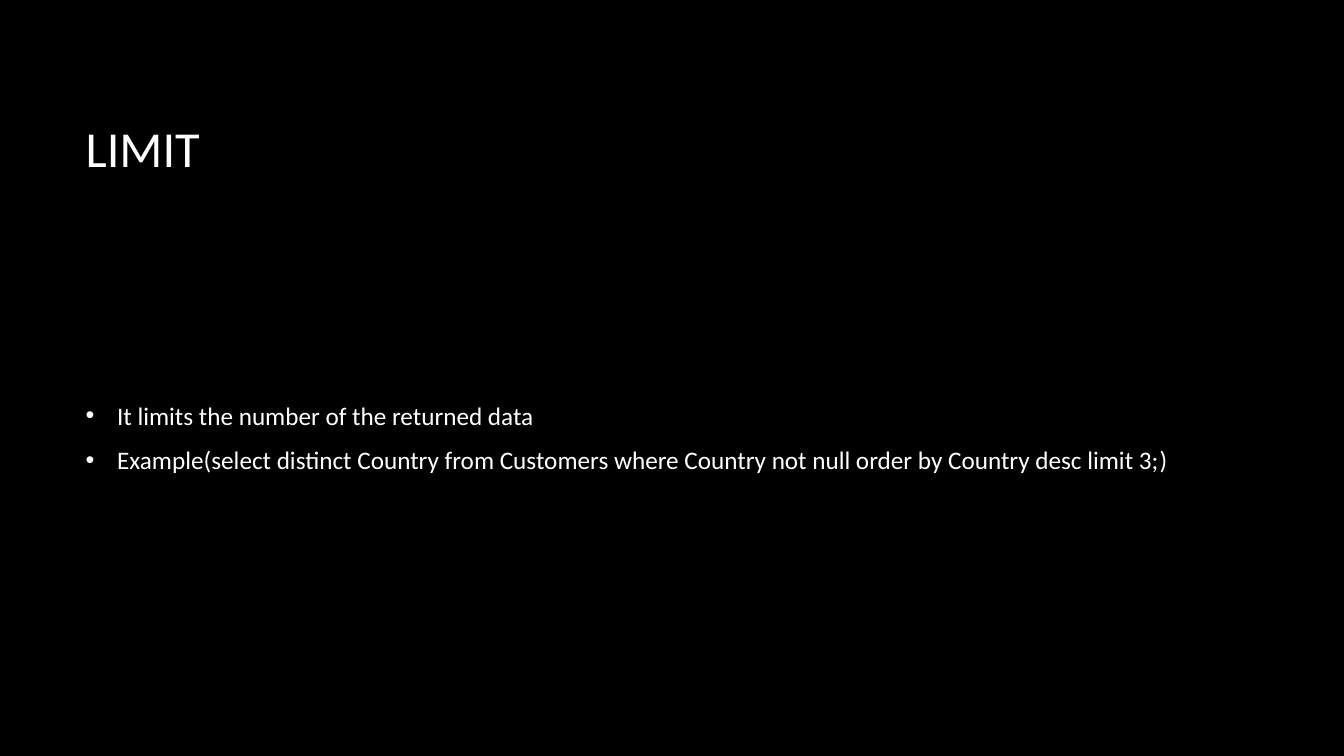
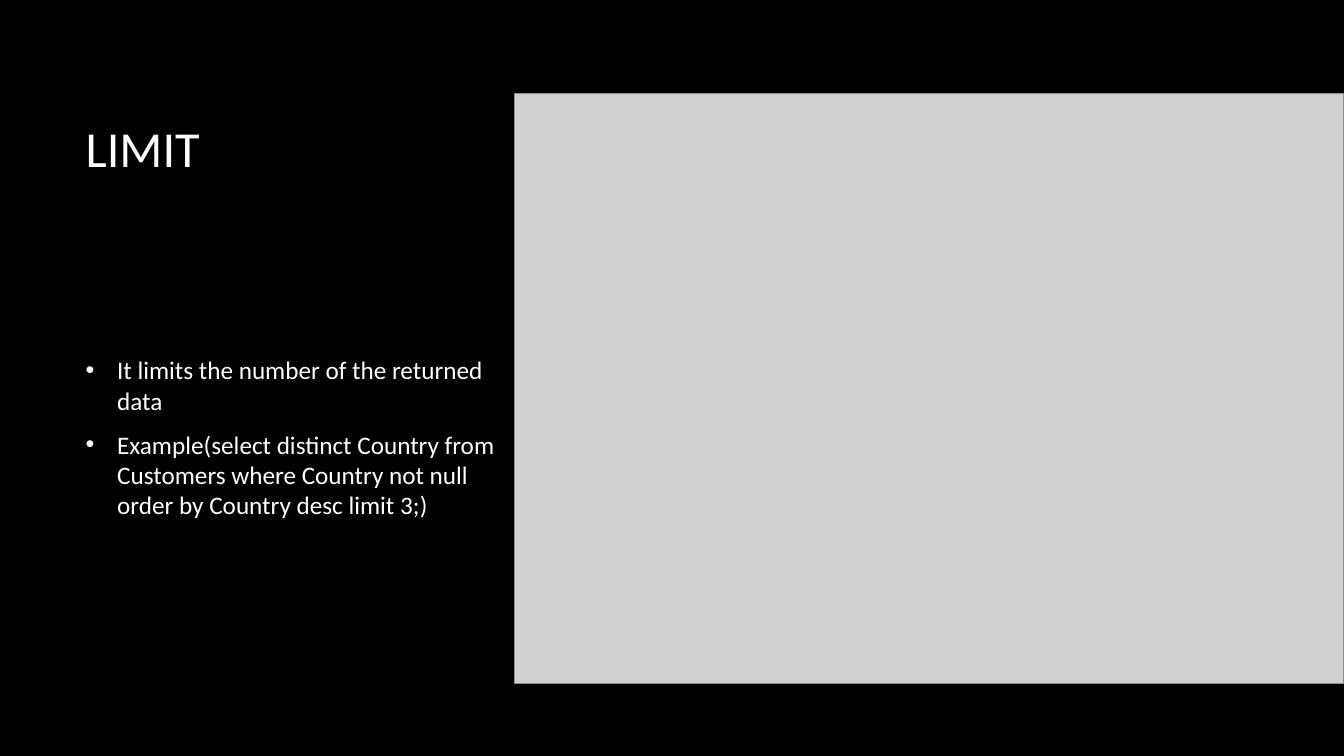
Before and after one commit to HajnalBendeguz1/IKT-01.23, a slide deck: slide 12 of SQL basics.pptx (slide 13 before the commit). Drawn at 1344x756 pixels with LibreOffice and Linux fonts; fonts in the diff are those of the drawing; grey boxes stand for pictures; background and template pictures are left out. Boxes give left, top, right and bottom in pixels: in the first picture for what was removed or moved away, otherwise in the second. Text is boxed around its words. In the diff, an @@ line names an element or a change of style, - is before the commit and + after.

```diff
--- a/SQL basics.pptx
+++ b/SQL basics.pptx
@@ picture added at [514, 94, 1344, 684] @@
@@ text "It limits the number of ..." rewrapped from [117, 407, 1167, 473] to [117, 361, 494, 518] @@
```
Also in this commit, not shown: 11 other slides changed, 1 slide removed.
